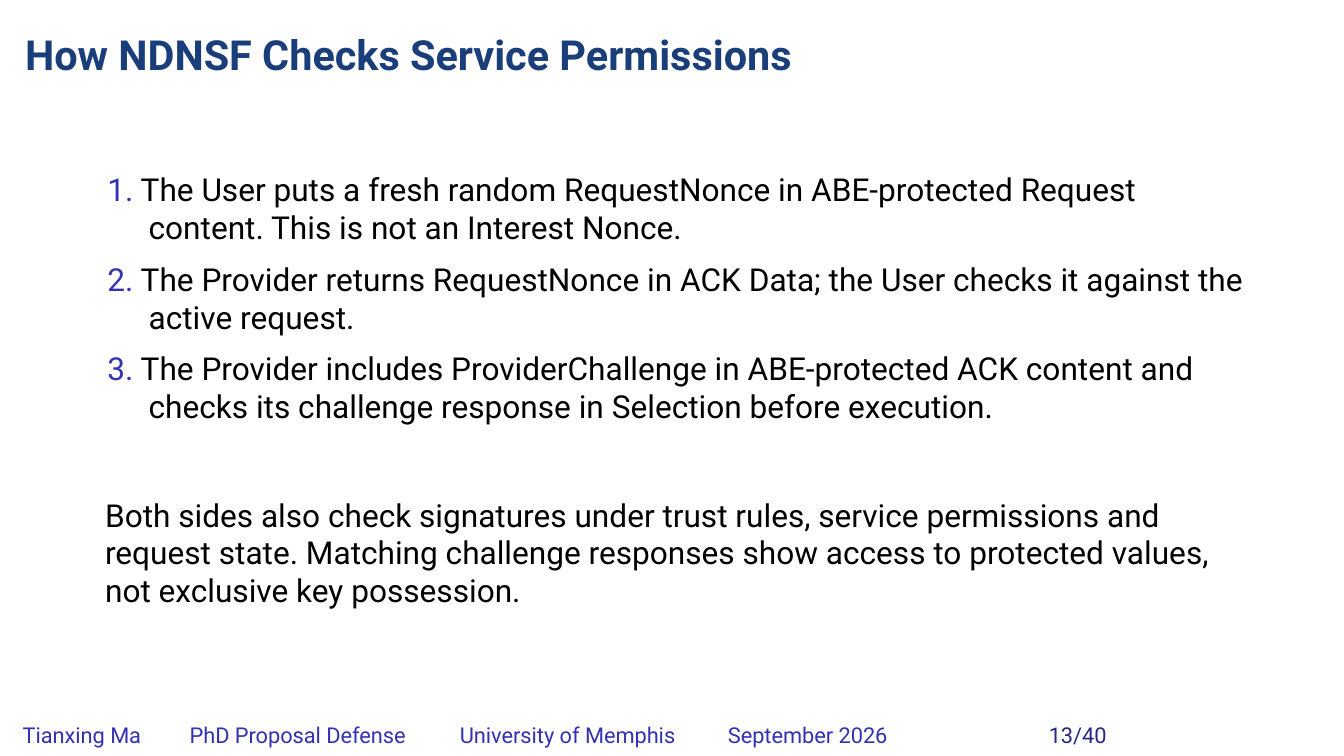
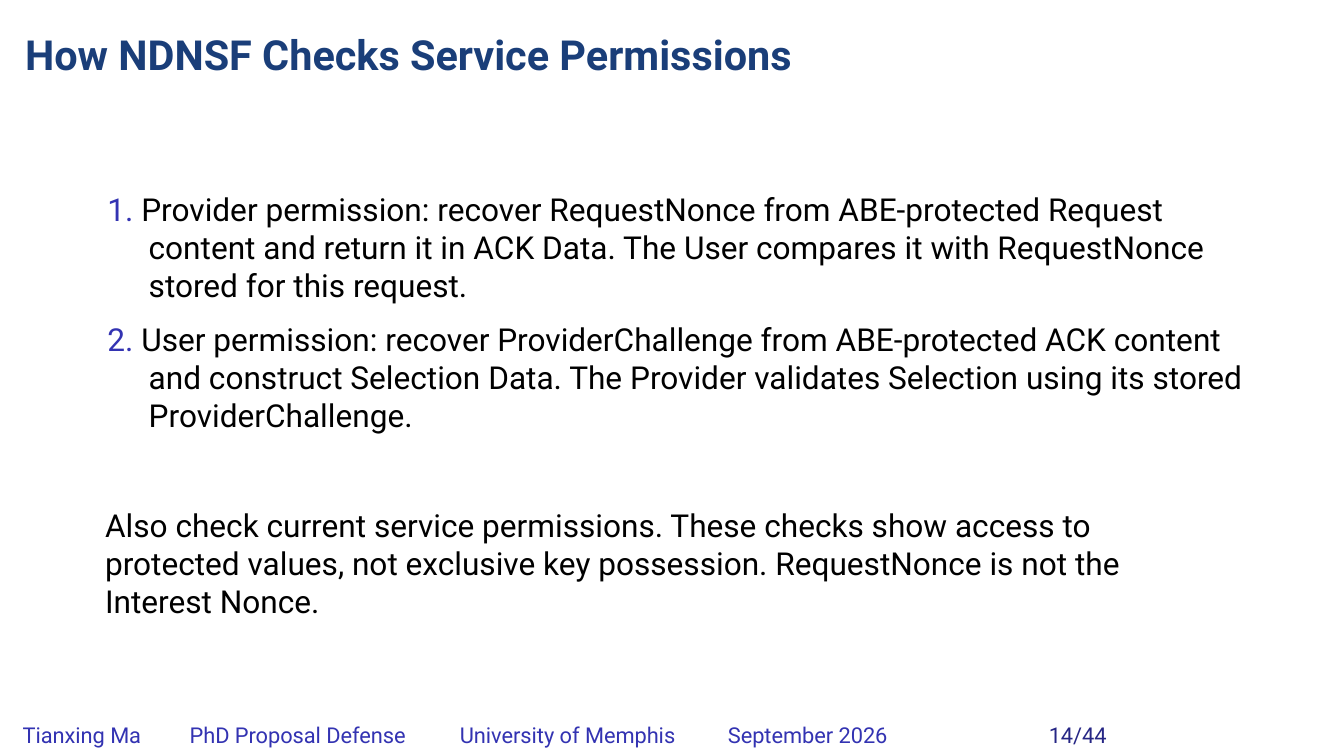
Before and after one commit to matianxing1992/NDN_Service_Framework, a slide deck: slide 14 of docs/PAPER/proposal-defense/slides/NDNSF_proposal_hybrid_editable.pptx (slide 13 before the commit). Drawn at 1344x756 pixels with LibreOffice and Linux fonts; fonts in the diff are those of the drawing; background and template pictures are left out. Boxes give left, top, right and bottom in pixels: in the first picture for what was removed or moved away, otherwise in the second. Text is boxed around its words. In the diff, an @@ line names an element or a change of style, - is before the commit and + after.

```diff
--- a/docs/PAPER/proposal-defense/slides/NDNSF_proposal_hybrid_editable.pptx
+++ b/docs/PAPER/proposal-defense/slides/NDNSF_proposal_hybrid_editable.pptx
@@ text removed at bbox=[107, 177, 1136, 240] @@
-1. The User puts a fresh random RequestNonce in ABE-protected Request content. This is not an Interest Nonce.
@@ text at bbox=[107, 197, 1203, 304]: text changed @@
-2. The Provider returns RequestNonce in ACK Data; the User checks it against the active request.
+1. Provider permission: recover RequestNonce from ABE-protected Request content and return it in ACK Data. The User compares it with RequestNonce stored for this request.
@@ text at bbox=[107, 327, 1242, 434]: text changed @@
-3. The Provider includes ProviderChallenge in ABE-protected ACK content and checks its challenge response in Selection before execution.
+2. User permission: recover ProviderChallenge from ABE-protected ACK content and construct Selection Data. The Provider validates Selection using its stored ProviderChallenge.
@@ text at bbox=[105, 513, 1119, 582]: text changed @@
-Both sides also check signatures under trust rules, service permissions and request state. Matching challenge responses show access to protected values, not exclusive key possession.
+Also check current service permissions. These checks show access to protected values, not exclusive key possession. RequestNonce is not the Interest Nonce.
@@ text at bbox=[1049, 727, 1107, 745]: text changed @@
-13/40
+14/44
```
Also in this commit, not shown: 36 other slides changed, 6 slides added, 2 slides removed, 24 other files.
